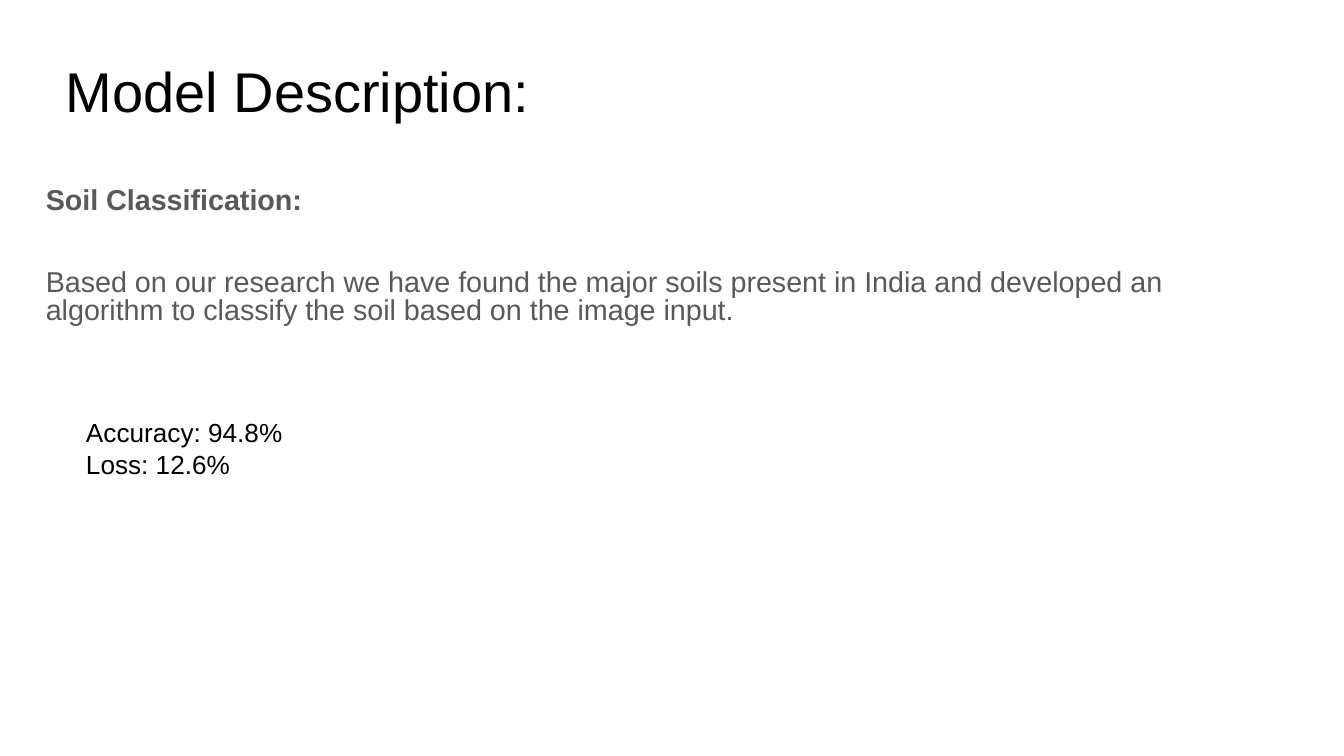
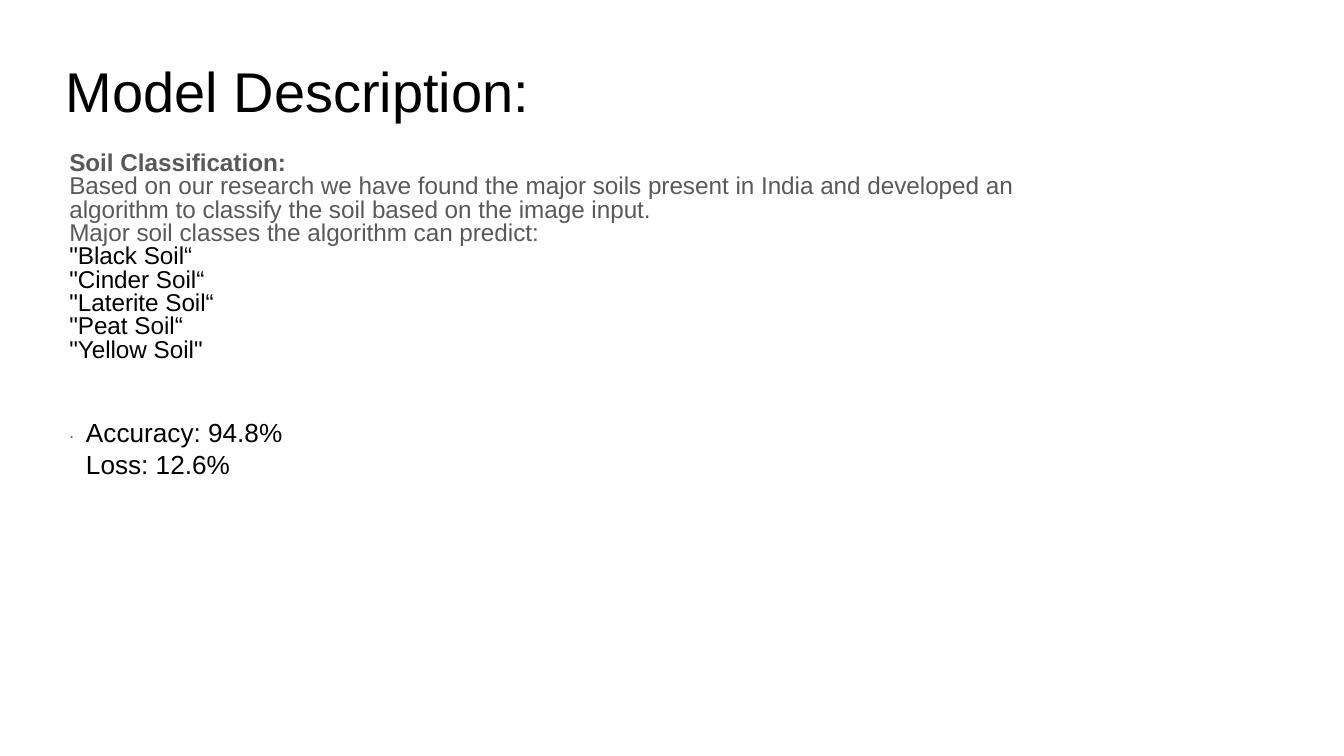
Before and after one commit to harshalplus1/hackmol4.0, a slide deck: slide 4 of HackMoL PPT Format.pptx (slide 3 before the commit). Drawn at 1344x756 pixels with LibreOffice and Linux fonts; fonts in the diff are those of the drawing; background and template pictures are left out. Boxes give left, top, right and bottom in pixels: in the first picture for what was removed or moved away, otherwise in the second. Text is boxed around its words. In the diff, an @@ line names an element or a change of style, - is before the commit and + after.

```diff
--- a/HackMoL PPT Format.pptx
+++ b/HackMoL PPT Format.pptx
@@ subtitle "Soil Classification:": place and size @@
-subtitle "Soil Classification:" at [46,189,1162,325]
+subtitle "Soil Classification:" at [69,153,1013,359]
@@ subtitle at [69,153,1013,223]: size 15.4 to 13 pt in "Soil Classification:", "Based on our research we have found ...", "algorithm to classify the soil based on ..." @@
@@ subtitle at [69,221,538,359]: paragraphs added @@
+Major soil classes the algorithm can predict:
+"Black Soil“
+"Cinder Soil“
+"Laterite Soil“
+"Peat Soil“
+"Yellow Soil"
+.
```
Also in this commit, not shown: 4 other slides changed, 5 slides added, 2 slides removed.
